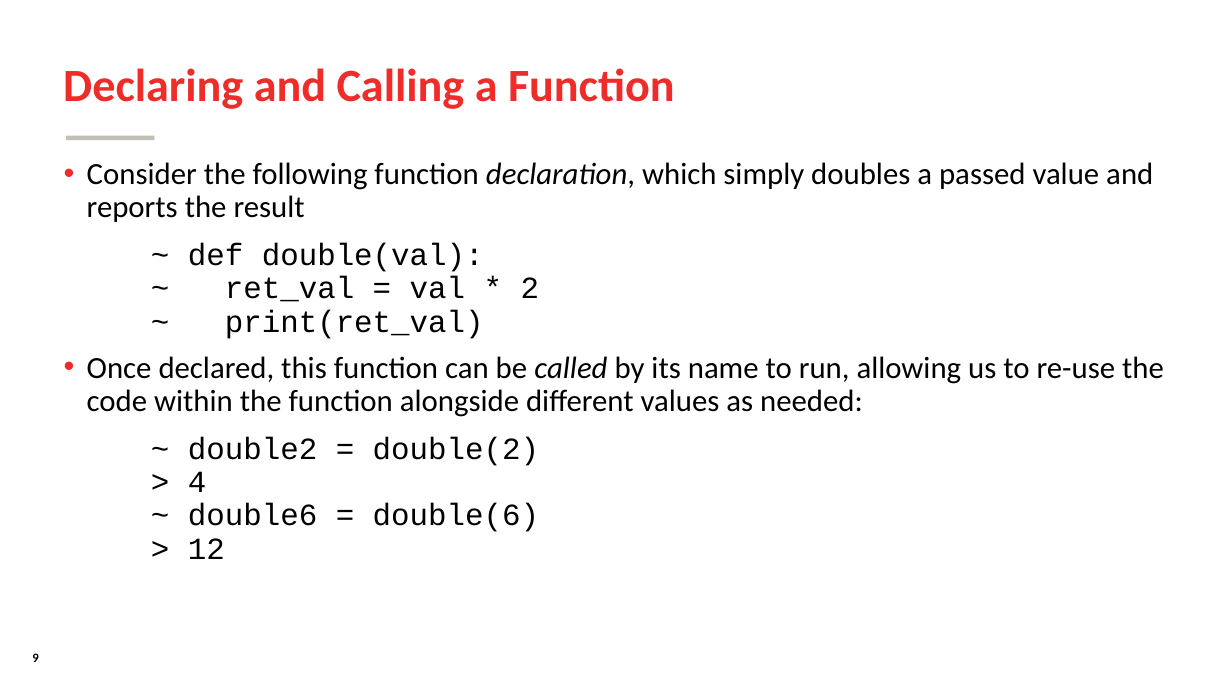
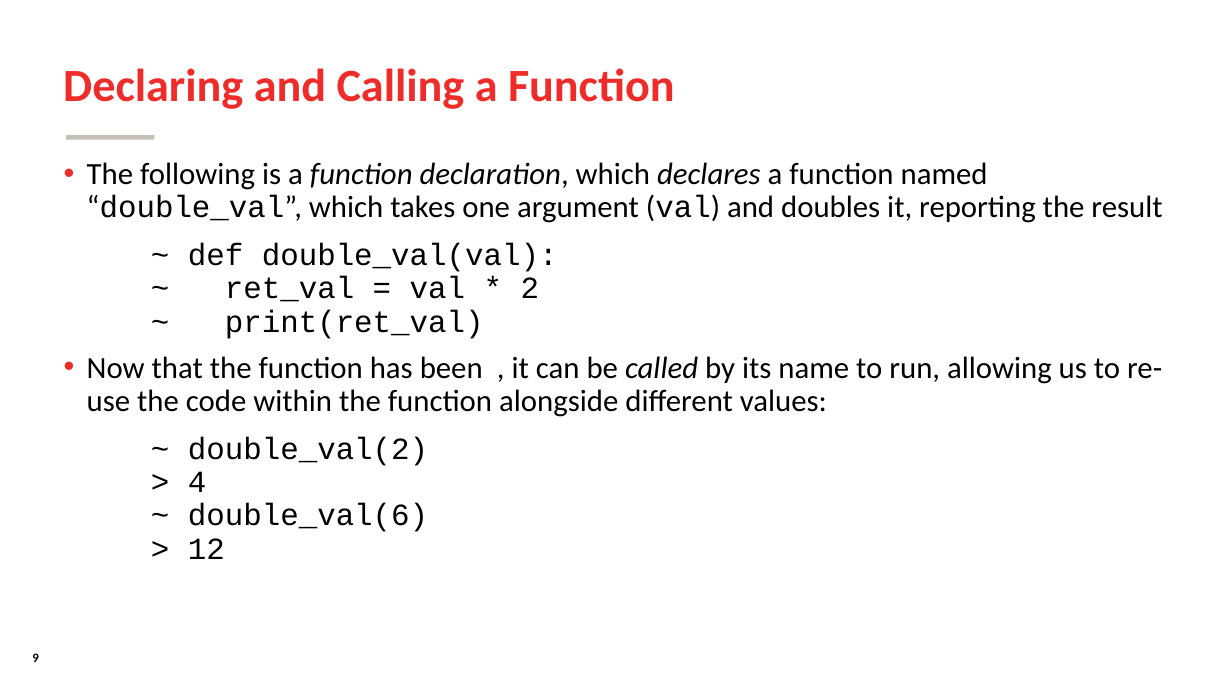
Before and after one commit to SomeoneInParticular/MDPR613_CourseMaterial, a slide deck: slide 9 of PythonCrashCourse/Unit1_ProceduralPython/Unit1_ProceduralPython.odp. Drawn at 1232x693 pixels with LibreOffice and Linux fonts; fonts in the diff are those of the drawing; background and template pictures are left out. Boxes give left, top, right and bottom in pixels: in the first picture for what was removed or moved away, otherwise in the second. Text is boxed around its words. In the diff, an @@ line names an element or a change of style, - is before the commit and + after.

```diff
--- a/PythonCrashCourse/Unit1_ProceduralPython/Unit1_ProceduralPython.odp
+++ b/PythonCrashCourse/Unit1_ProceduralPython/Unit1_ProceduralPython.odp
@@ text at bbox=[87, 162, 1162, 559]: text changed @@
-• Consider the following function declaration, which simply doubles a passed value and reports the result
-  ~ def double(val):
-  ~ ret_val = val * 2
-  ~ print(ret_val)
-• Once declared, this function can be called by its name to run, allowing us to re-use the code within the function alongside different values as needed:
-  ~ double2 = double(2)
-  > 4
-  ~ double6 = double(6)
-  > 12
+• The following is a function declaration, which declares a function named “double_val”, which takes one argument (val) and doubles it, reporting the result
+  ~ def double_val(val):
+  ~ ret_val = val * 2
+  ~ print(ret_val)
+• Now that the function has been , it can be called by its name to run, allowing us to re-use the code within the function alongside different values:
+  ~ double_val(2)
+  > 4
+  ~ double_val(6)
+  > 12
```
Also in this commit, not shown: 19 other slides changed, 1 slide added, 1 other file.
